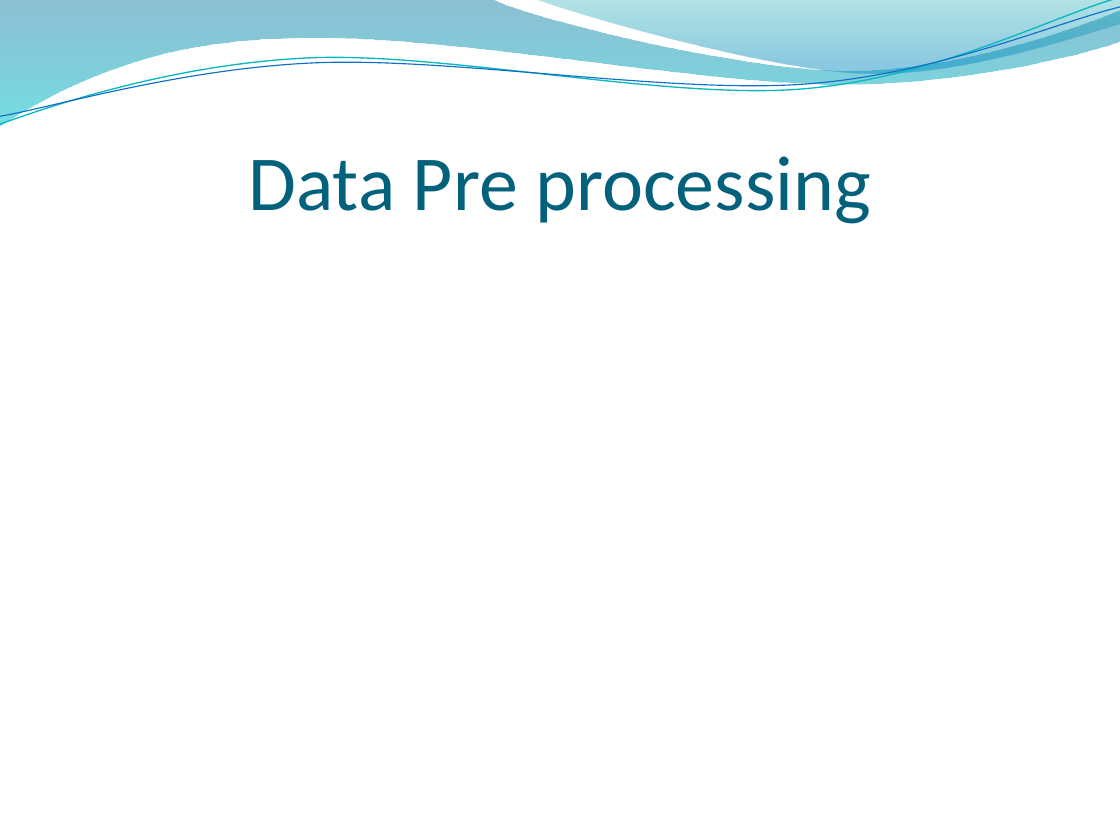
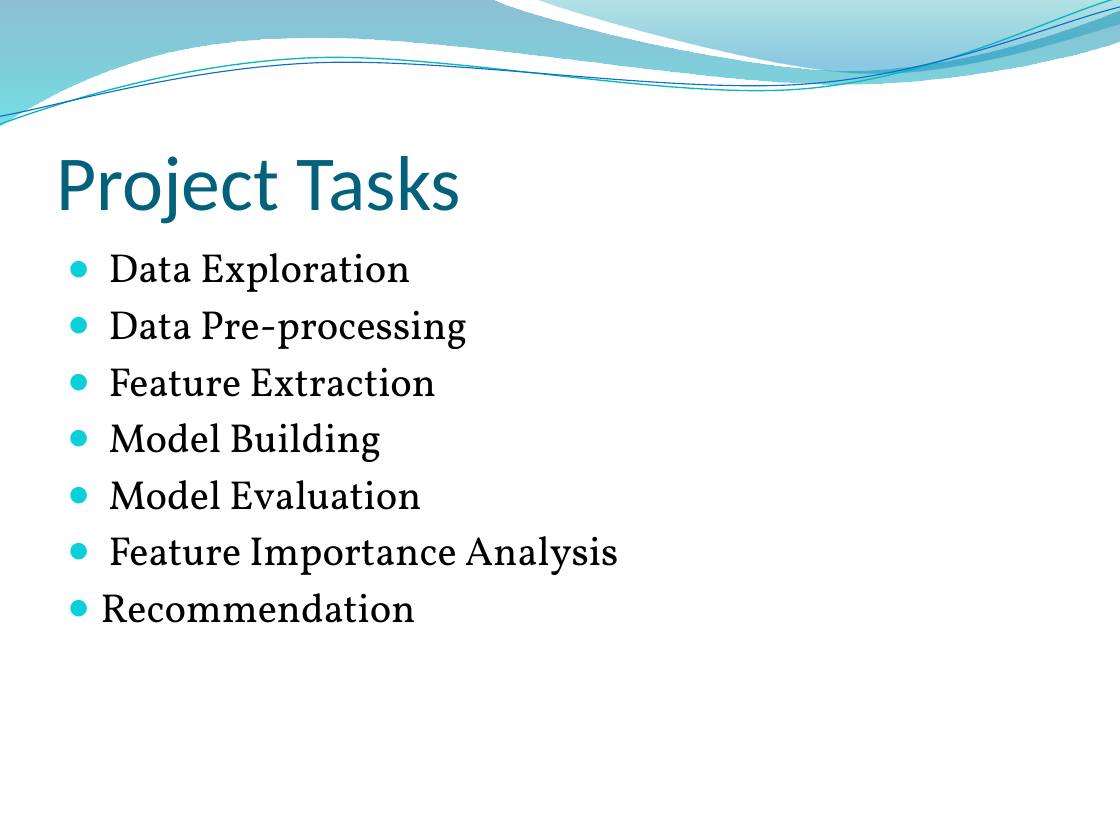
Before and after one commit to bhp001/Price-Prediction-for-Mobile-Phones, a slide deck: slide 4 of Price Prediction for Mobile Phones.pptx (slide 5 before the commit). Drawn at 1120x840 pixels with LibreOffice and Linux fonts; fonts in the diff are those of the drawing; background and template pictures are left out. Boxes give left, top, right and bottom in pixels: in the first picture for what was removed or moved away, otherwise in the second. Text is boxed around its words. In the diff, an @@ line names an element or a change of style, - is before the commit and + after.

```diff
--- a/Price Prediction for Mobile Phones.pptx
+++ b/Price Prediction for Mobile Phones.pptx
@@ title at [56, 156, 462, 224]: text changed @@
-Data Pre processing
+Project Tasks
@@ text added at [101, 253, 619, 623], 26 pt, text #000000 @@
+● Data Exploration
+● Data Pre-processing
+● Feature Extraction
+● Model Building
+● Model Evaluation
+● Feature Importance Analysis
+● Recommendation
```
Also in this commit, not shown: 1 other slide changed, 12 slides added.
